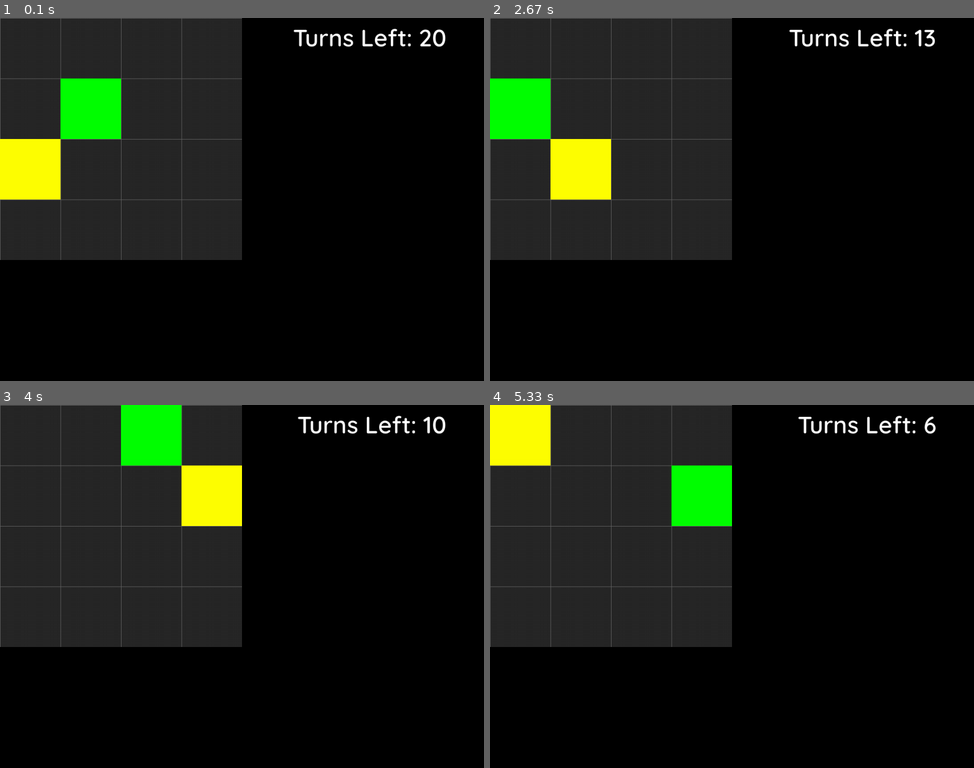
Above: before the commit, frames 1-4 (two rows, left to right).
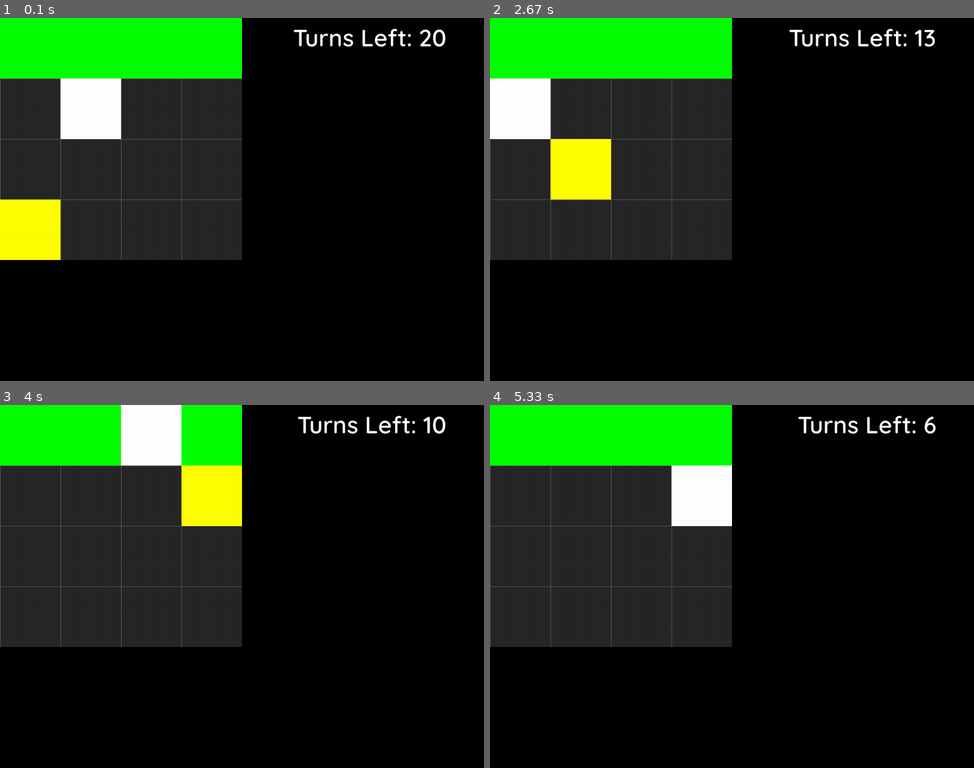
Above: after the commit, the same moments.

Repository: WyattSt/group-2
Game: pygame game, started from Invisible Stalker Improved/main.py
Two runs of this game, one before a commit and one after it. Both use one fixed random seed, a clock stepped at 60 frames per second and the inputs below.
Inputs:
- Up to frame 1 (0.1 s): no input
- Up to frame 2 (2.67 s): hold D 0.33-0.8 s; hold W 0.83-1.13 s; hold D 1.17-1.63 s; hold A 1.67-2.2 s; hold S 2.23-2.53 s; hold A from 2.57 s (still down)
- Up to frame 3 (4 s): release A at 2.97 s; hold W 3-3.37 s; hold D from 3.4 s (still down)
- Up to frame 4 (5.33 s): release D at 4.03 s; hold S 4.07-4.43 s; hold A 4.47-4.93 s; hold D from 4.97 s (still down)

The runs differ from the first frame. In frame 1, 15% of the frame differs, in the area x 0-50%, y 0-67%; in frame 2, 10%; in frame 3, 8.4%; in frame 4, 10%.

Commit message:
added grass detection to stalker, so it can play audio

Diff:
--- a/Invisible Stalker Improved/main.py
+++ b/Invisible Stalker Improved/main.py
@@ -49,8 +49,8 @@
     def new(self):
         self.all_sprites = pg.sprite.Group()
         self.walls = pg.sprite.Group()
-        self.player = Player(self, 1, 1)
-        self.stalker = Stalker(self, random.choice([i for i in range(0,3) if i not in[1]]) , random.choice([i for i in range(0,3) if i not in [1]]))
+        self.grass_tiles = pg.sprite.Group()
+        self.stalker = Stalker(self, random.choice([i for i in range(0,4) if i not in[1]]) , random.choice([i for i in range(0,4) if i not in [1]]))
 
         # BOUNDARIES
         for x in range(0, 4):
@@ -72,6 +72,13 @@
         for x in range(4, 9):
             for y in range(0, 6):
                 Wall(self, x, y)
+
+        # GRASS PLACEMENT
+        for x in range(0, 4):
+            Grass(self, x, 0)
+
+        self.player = Player(self, 1, 1)
+
 
 
     # Continually update whats on screen
--- a/Invisible Stalker Improved/sprites.py
+++ b/Invisible Stalker Improved/sprites.py
@@ -8,7 +8,7 @@
         pg.sprite.Sprite.__init__(self, self.groups)
         self.game = game
         self.image = pg.Surface((TILESIZE, TILESIZE))
-        self.image.fill(GREEN)
+        self.image.fill(WHITE)
         self.rect = self.image.get_rect()
         self.x = x
         self.y = y
@@ -33,8 +33,6 @@
 
 
 
-
-
 # Defining the Stalker
 class Stalker(pg.sprite.Sprite):
     def __init__(self, game, x, y):
@@ -53,6 +51,14 @@
                 return True
         return False
 
+    def grass_detection(self, dx = 0, dy = 0):
+        for grass in self.game.grass_tiles:
+            if grass.x == self.x and grass.y == self.y:
+                return True
+        False
+
+
+
     def update(self):
         self.rect.x = self.x * TILESIZE
         self.rect.y = self.y * TILESIZE
@@ -61,6 +67,9 @@
         if not self.wall_collision(dx, dy):
             self.x += dx
             self.y += dy
+
+        if self.grass_detection(dx, dy):
+            print("test")
 
 
 # Defines what a wall is
@@ -76,3 +85,16 @@
         self.y = y
         self.rect.x = x * TILESIZE
         self.rect.y = y * TILESIZE
+
+class Grass(pg.sprite.Sprite):
+    def __init__(self, game, x, y):
+        self.groups = game.all_sprites, game.grass_tiles
+        pg.sprite.Sprite.__init__(self, self.groups)
+        self.game = game
+        self.image = pg.Surface((TILESIZE, TILESIZE))
+        self.image.fill(GREEN)
+        self.rect = self.image.get_rect()
+        self.x = x
+        self.y = y
+        self.rect.x = x * TILESIZE
+        self.rect.y = y * TILESIZE
